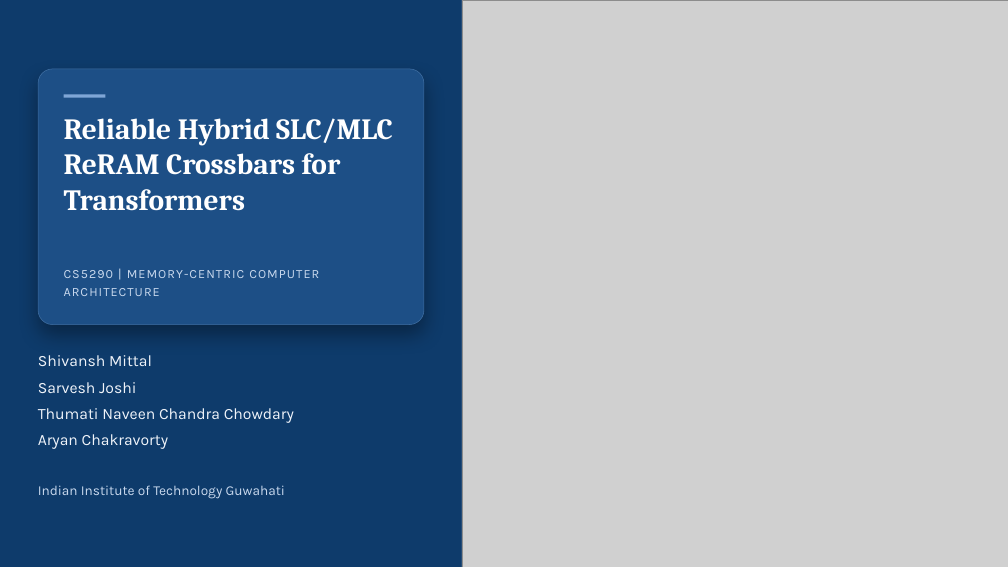
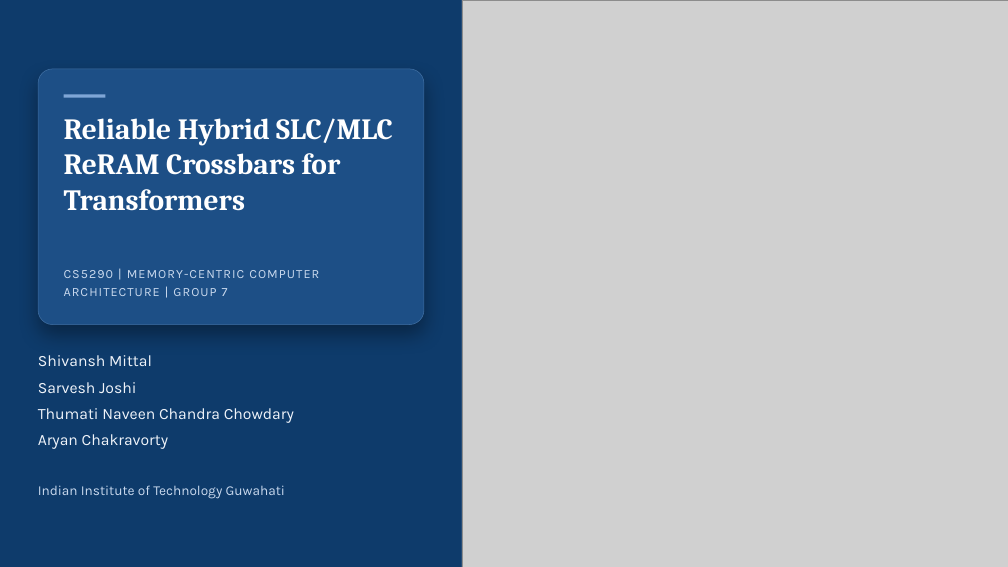
Before and after one commit to Shivanshmittal023/reliable-reram-crossbar, a slide deck: slide 1 of submission/Reliable_Hybrid_SLC_MLC_ReRAM_Crossbars_for_Transformers.pptx. Drawn at 1008x567 pixels with LibreOffice and Linux fonts; fonts in the diff are those of the drawing; grey boxes stand for pictures. Boxes give left, top, right and bottom in pixels: in the first picture for what was removed or moved away, otherwise in the second. Text is boxed around its words. In the diff, an @@ line names an element or a change of style, - is before the commit and + after.

Commit message:
Added group no

```diff
--- a/submission/Reliable_Hybrid_SLC_MLC_ReRAM_Crossbars_for_Transformers.pptx
+++ b/submission/Reliable_Hybrid_SLC_MLC_ReRAM_Crossbars_for_Transformers.pptx
@@ text at bbox=[64, 270, 319, 296]: text changed @@
-CS5290 | MEMORY-CENTRIC COMPUTER ARCHITECTURE
+CS5290 | MEMORY-CENTRIC COMPUTER ARCHITECTURE | GROUP 7
```
Also in this commit, not shown: 7 other files.
